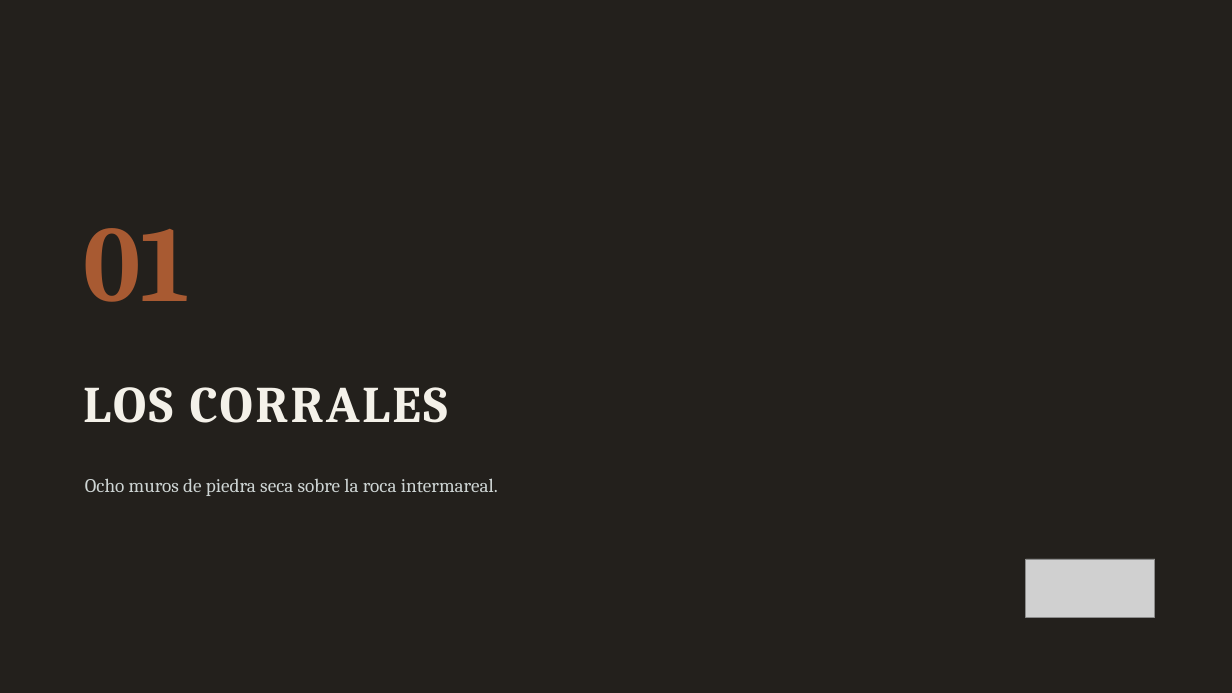
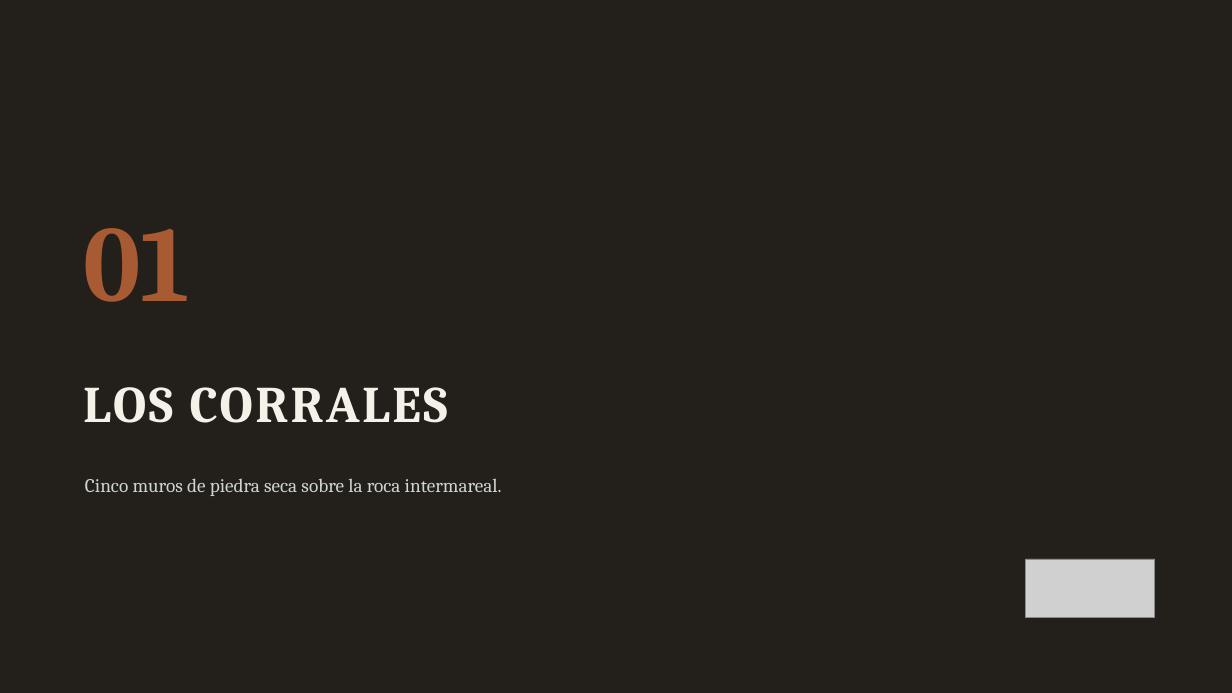
Before and after one commit to dbasco/Corrales, a slide deck: slide 2 of docs/deliverables/marca/plantilla-presentacion-monumento.pptx. Drawn at 1232x693 pixels with LibreOffice and Linux fonts; fonts in the diff are those of the drawing; grey boxes stand for pictures. Boxes give left, top, right and bottom in pixels: in the first picture for what was removed or moved away, otherwise in the second. Text is boxed around its words. In the diff, an @@ line names an element or a change of style, - is before the commit and + after.

```diff
--- a/docs/deliverables/marca/plantilla-presentacion-monumento.pptx
+++ b/docs/deliverables/marca/plantilla-presentacion-monumento.pptx
@@ text at <box>85,478,502,496</box>: text changed @@
-Ocho muros de piedra seca sobre la roca intermareal.
+Cinco muros de piedra seca sobre la roca intermareal.
```
Also in this commit, not shown: 8 other files.
